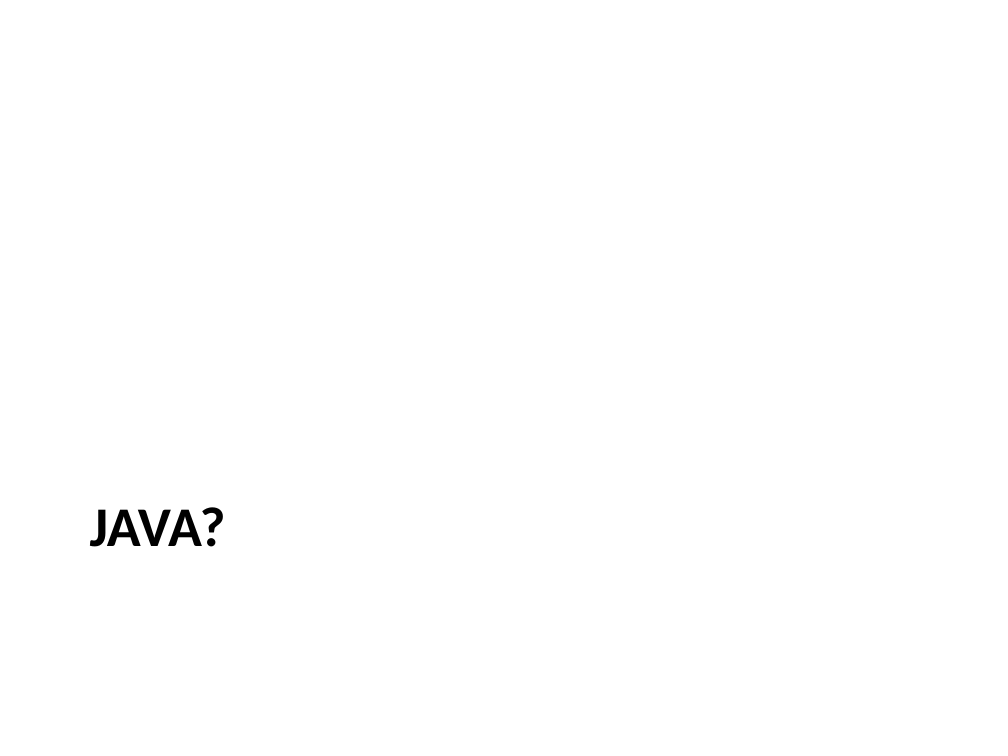
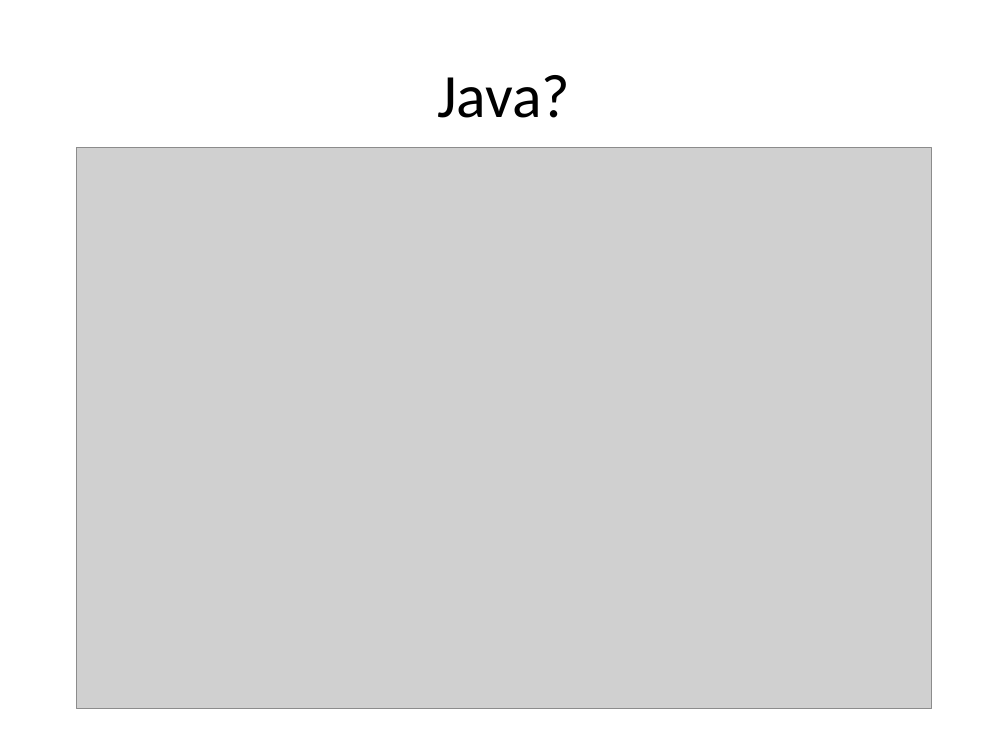
Before and after one commit to milhcbt/oot-aide, a slide deck: slide 2 of src/main/resources/Dasar-Dasar Pemograman Java.pptx. Drawn at 1008x756 pixels with LibreOffice and Linux fonts; fonts in the diff are those of the drawing; grey boxes stand for pictures. Boxes give left, top, right and bottom in pixels: in the first picture for what was removed or moved away, otherwise in the second. Text is boxed around its words. In the diff, an @@ line names an element or a change of style, - is before the commit and + after.

```diff
--- a/src/main/resources/Dasar-Dasar Pemograman Java.pptx
+++ b/src/main/resources/Dasar-Dasar Pemograman Java.pptx
@@ title "Java?" at <box>437,75,570,118</box>: vertical alignment top to middle @@
@@ title at <box>437,75,570,118</box>: text changed; size 40 to 44 pt; bold off @@
-JAVA?
+Java?
@@ picture added at <box>77,148,932,710</box> @@
```
Also in this commit, not shown: 2 other slides changed, 4 slides added, 3 slides removed.
